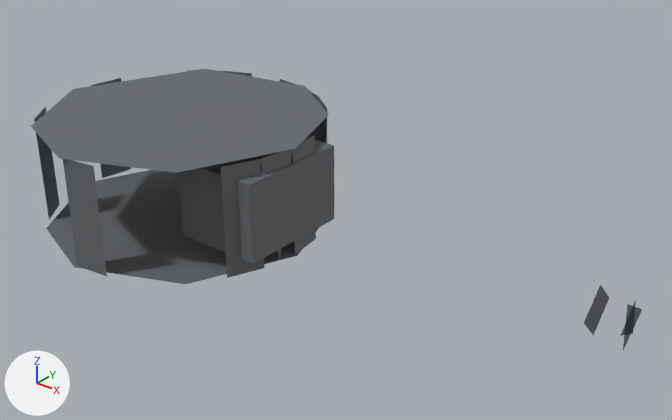
The glTF model prototype/assets/models/parts/basic_cannon.glb as it was, and as the next commit left it.
One viewpoint serves both versions: a 50 mm camera at (3.46, -4.03, 2.56) aimed at (0.15, 0.11, -0.01). Arrows for +X, +Y and +Z are at lower left; the lights stay in place. The older version comes first. Where no turn or scale is listed for an object, it has been applied to the vertices. Vertices at exactly the same position are counted once.

Before the edit, the objects in view are built like this:
```python
me_cylinder = bpy.data.meshes.new('Cylinder')
me_cylinder.from_pydata(...)  # 74 vertices, 52 faces; spans x -2.13..2.13, y -1.0..1.0, z -0.38..0.38
me_cylinder.materials.append(mat_matte_grey_weapon)  # grey #6f7376
ob_basic_cannon = bpy.data.objects.new('basic_cannon', me_cylinder)
ob_basic_cannon.location = (0.0, 0.0, 0.0)
```
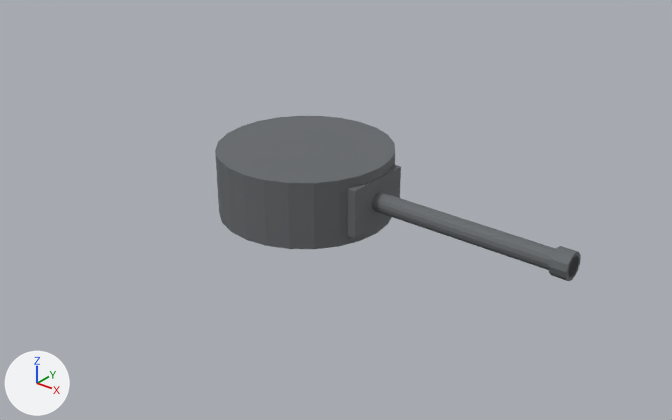
Changed parts and their boxes (x1, y1, x2, y2) in the pictures (672 x 420 px):
'basic_cannon', reshaped, moved (40% narrower, 41% shorter): before (31, 69, 642, 350); after (215, 116, 581, 281)
part 1 of me_cylinder, added: after (215, 116, 395, 249)
part 2 of me_cylinder, added: after (347, 164, 401, 238)
part 3 of me_cylinder, added: after (372, 192, 579, 276)
part 4 of me_cylinder, added: after (549, 246, 581, 281)
part 5 of me_cylinder, deleted: before (280, 79, 327, 143)
part 6 of me_cylinder, deleted: before (221, 135, 316, 278)
part 7 of me_cylinder, deleted: before (46, 170, 319, 284)
part 8 of me_cylinder, deleted: before (31, 69, 329, 173)
part 9 of me_cylinder, deleted: before (178, 137, 334, 264)
part 10 of me_cylinder, deleted: before (188, 70, 252, 77)
part 11 of me_cylinder, deleted: before (34, 107, 60, 220)
part 12 of me_cylinder, deleted: before (584, 284, 609, 335)
part 13 of me_cylinder, deleted: before (91, 78, 131, 178)
part 14 of me_cylinder, deleted: before (63, 159, 107, 276)
part 15 of me_cylinder, deleted: before (623, 304, 642, 350)
part 16 of me_cylinder, deleted: before (620, 299, 636, 336)

The change, as a list of edits to the scene's bpy script:
```text
Change me_cylinder:
    used by ob_basic_cannon; location = (0.0, 0.0, 0.0)
    remove me_cylinder.from_pydata(...)  # 74 vertices, 52 faces; spans x -2.13..2.13, y -1.0..1.0, z -0.38..0.38
    add me_cylinder.from_pydata(...)  # 112 vertices, 208 faces; spans x -0.55..1.8, y -0.55..0.55, z -0.21..0.21
    me_cylinder part 1: a new loose piece, a 24-sided cylinder along z spanning x -0.55..0.55, y -0.55..0.55, z -0.21..0.21, in mat_matte_grey_weapon (grey #6f7376)
    me_cylinder part 2: a new loose piece, a box spanning x 0.2..0.56, y -0.22..0.22, z -0.15..0.15, in mat_matte_grey_weapon (grey #6f7376)
    me_cylinder part 3: a new loose piece, a 16-sided cylinder along x spanning x 0.5..1.8, y -0.06..0.06, z -0.06..0.06, in mat_matte_grey_weapon (grey #6f7376)
    me_cylinder part 4: a new loose piece, a 12-sided cylinder along x spanning x 1.7..1.8, y -0.08..0.08, z -0.08..0.08, in mat_matte_grey_weapon (grey #6f7376)
    me_cylinder part 5: the loose piece of 10 vertices spanning x -1.11..-0.25, y 0.51..1.0, z -0.38..0.38 is deleted
    me_cylinder part 6: the loose piece of 9 vertices spanning x -0.25..-0.12, y -0.48..0.27, z -0.38..0.38 is deleted
    me_cylinder part 7: the loose piece of 8 vertices spanning x -2.13..-0.1, y -1.0..0.99, z -0.38 is deleted
    me_cylinder part 8: the loose piece of 8 vertices spanning x -2.13..-0.1, y -1.0..0.99, z 0.38 is deleted
    me_cylinder part 9: the loose piece of 8 vertices spanning x -0.74..-0.11, y -0.39..0.42, z -0.27..0.27 is deleted
    me_cylinder part 10: the loose piece of 6 vertices spanning x -1.81..-1.36, y 0.71..0.97, z -0.38..0.38 is deleted
    me_cylinder part 11: the loose piece of 4 vertices spanning x -1.96..-1.81, y -0.69..-0.48, z -0.38..0.38 is deleted
    me_cylinder part 12: the loose piece of 4 vertices spanning x 1.95, y -0.14..0.17, z -0.15..0.15 is deleted
    me_cylinder part 13: the loose piece of 4 vertices spanning x -2.1..-2.06, y 0.01..0.27, z -0.38..0.38 is deleted
    me_cylinder part 14: the loose piece of 4 vertices spanning x -1.11..-0.85, y -0.98..-0.94, z -0.38..0.38 is deleted
    me_cylinder part 15: the loose piece of 3 vertices spanning x 2.13, y -0.07..0.17, z -0.16..0.15 is deleted
    me_cylinder part 16: the loose piece of 3 vertices spanning x 2.13, y -0.1..0.08, z -0.11..0.13 is deleted
    other edits to the shape of me_cylinder do not show in these pictures
Change ob_basic_cannon:
    ob_basic_cannon.location: (0.0, 0.0, 0.0) -> (0.0, 0.0, 0.21)
```
